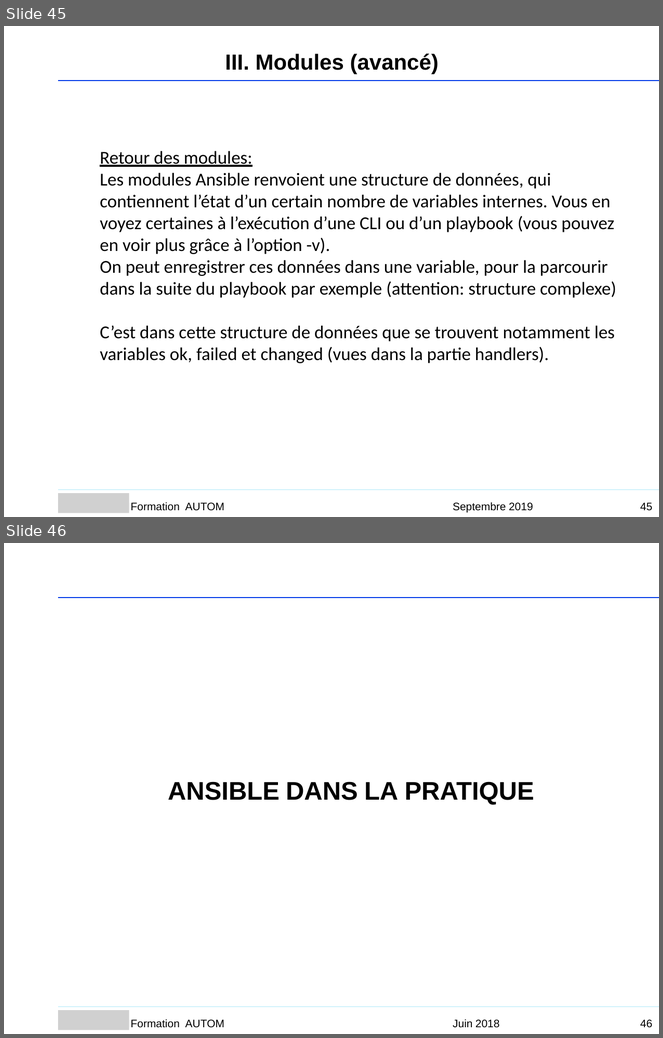
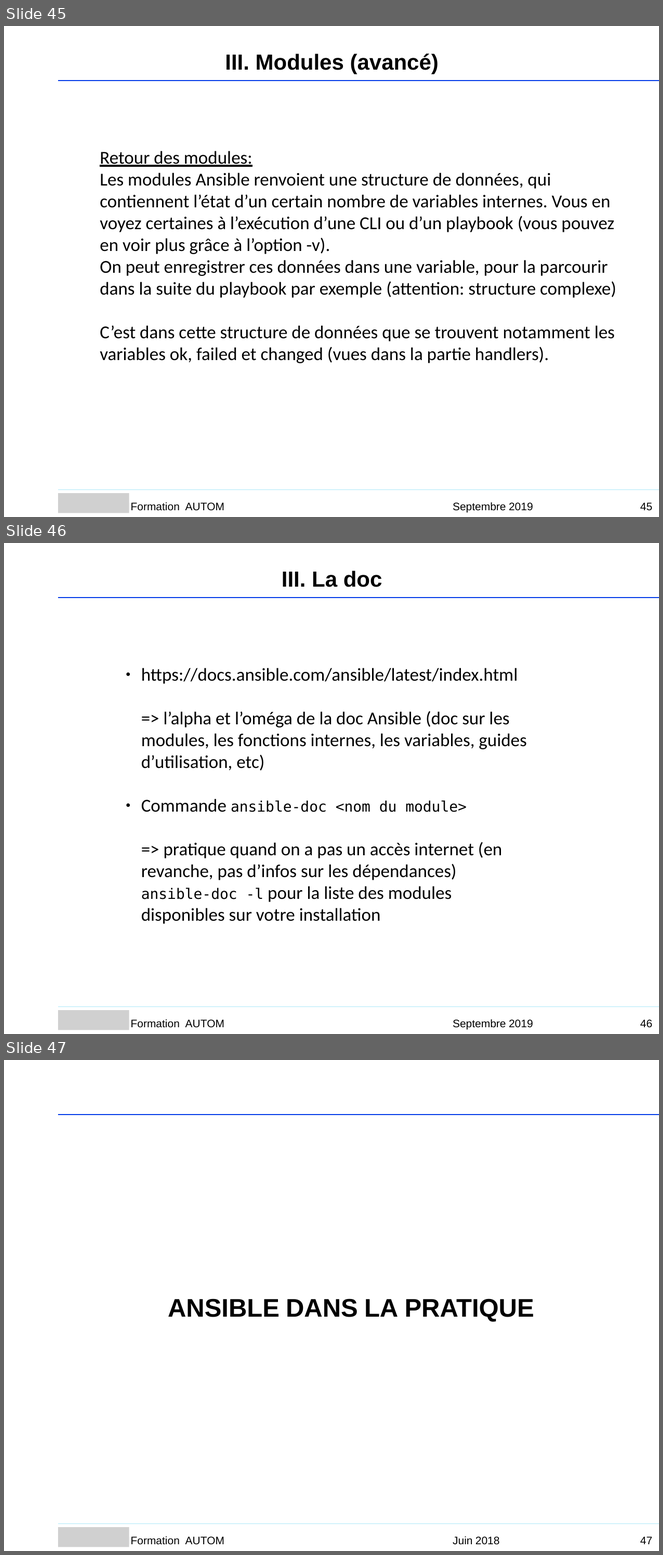
Before and after one commit to Sputnik93/cours_ansible, a slide deck: Ansible_support_cours_AGO.ppt. Shown one above the other, each under a label of ours: slides 45 and 46 before the commit, slides 45, 46 and 47 after it. The pictures are 663x1038 and 663x1555 pixels, drawn with LibreOffice and Linux fonts; fonts in the diff are those of the drawing; grey boxes stand for pictures; background and template pictures are left out. Boxes give left, top, right and bottom in pixels: in the first picture for what was removed or moved away, otherwise in the second. Text is boxed around its words. In the diff, an @@ line names an element or a change of style, - is before the commit and + after.

```diff
--- a/Ansible_support_cours_AGO.ppt
+++ b/Ansible_support_cours_AGO.ppt
@@ slide 46 added at [4, 543, 659, 1034], background #FFFFFF @@
@@ text added at [282, 571, 383, 587], 24 pt, text #000000, bold @@
+III. La doc
@@ freeform shape added at [59, 598, 659, 598], outline #053CE8 0.99 pt @@
@@ text added at [141, 668, 527, 924], 20 pt, text #000000 @@
+● https://docs.ansible.com/ansible/latest/index.html
+  => l’alpha et l’oméga de la doc Ansible (doc sur les modules, les fonctions internes, les variables, guides d’utilisation, etc)
+● Commande ansible-doc <nom du module>
+  => pratique quand on a pas un accès internet (en revanche, pas d’infos sur les dépendances)
+  ansible-doc -l pour la liste des modules disponibles sur votre installation
@@ freeform shape added at [59, 1007, 659, 1007], outline #AAE7F9 0.99 pt @@
@@ picture added at [59, 1011, 130, 1031] @@
@@ text added at [131, 1019, 224, 1028], 12 pt, text #000000 @@
+Formation AUTOM
@@ text added at [453, 1019, 533, 1030], 12 pt, text #000000 @@
+Septembre 2019
@@ page number added at [640, 1020, 652, 1028], 12 pt, text #000000 @@
+46
@@ what was slide 46 is now slide 47 @@
@@ page number at [640, 1537, 652, 1545]: text changed @@
-46
+47
```
Also in this commit, not shown: 17 slides changed.
